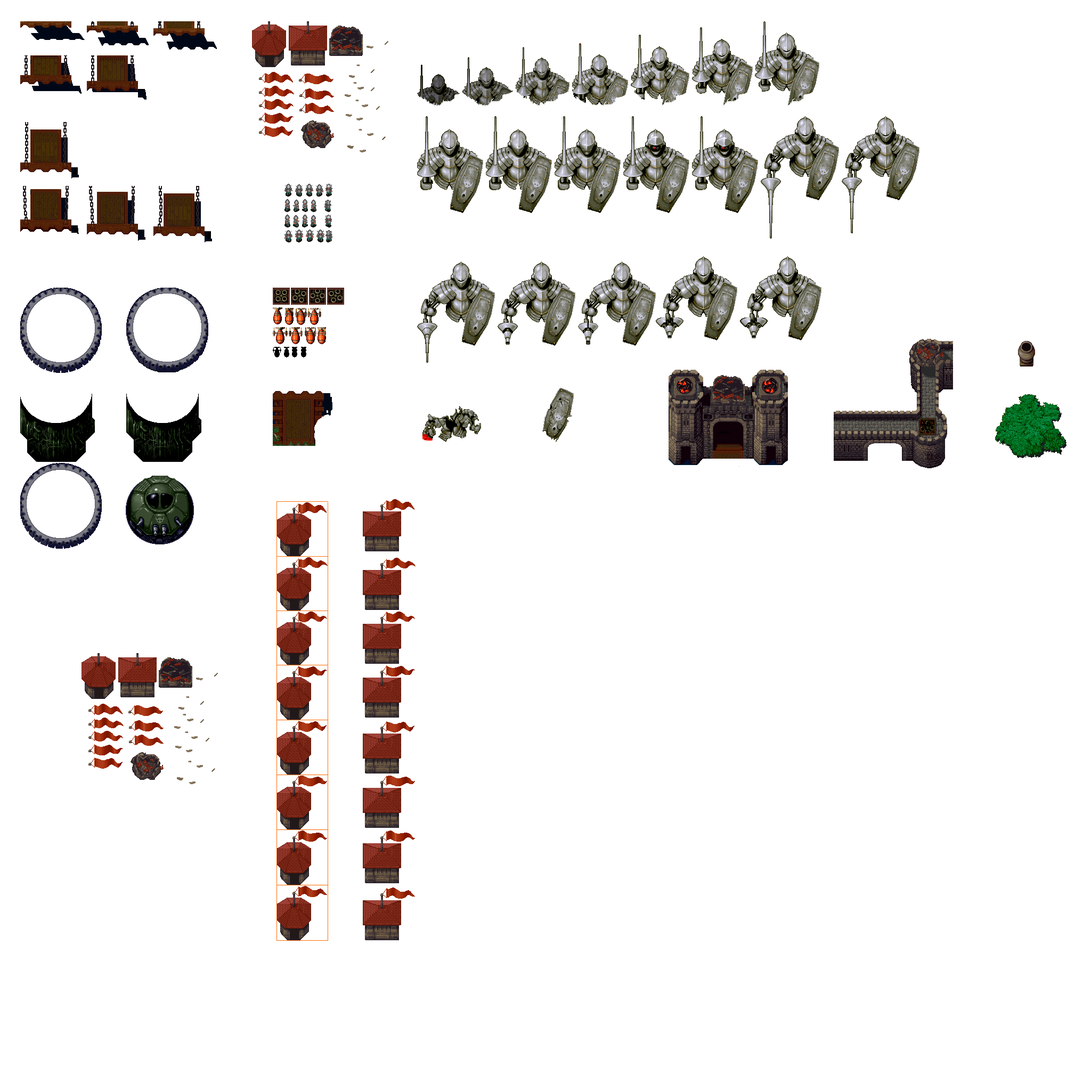
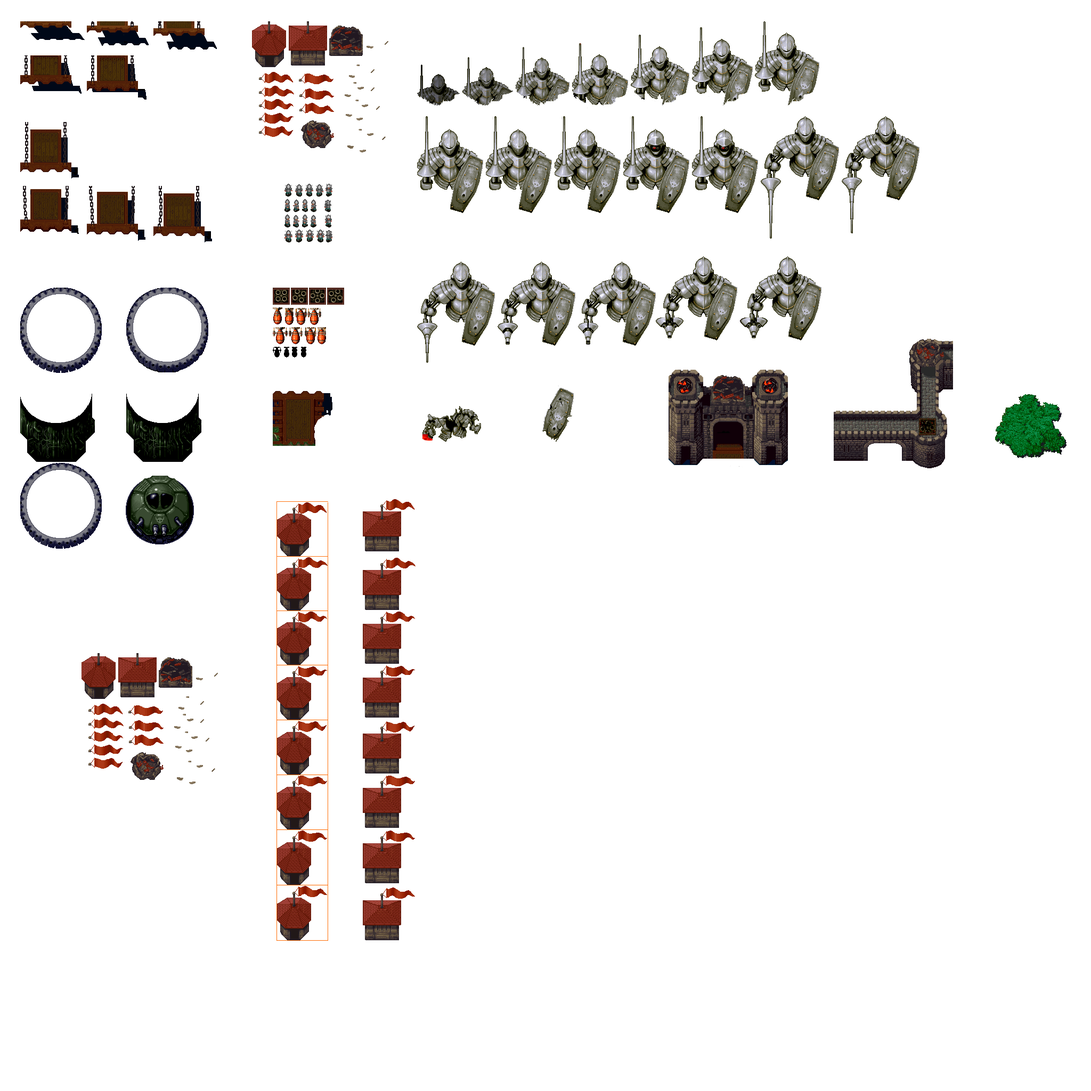
Revision of a layered w=1091, h=1091 image; what changed, layer by layer:
painted on "Capa 0" over [1018, 341, 1036, 367]
